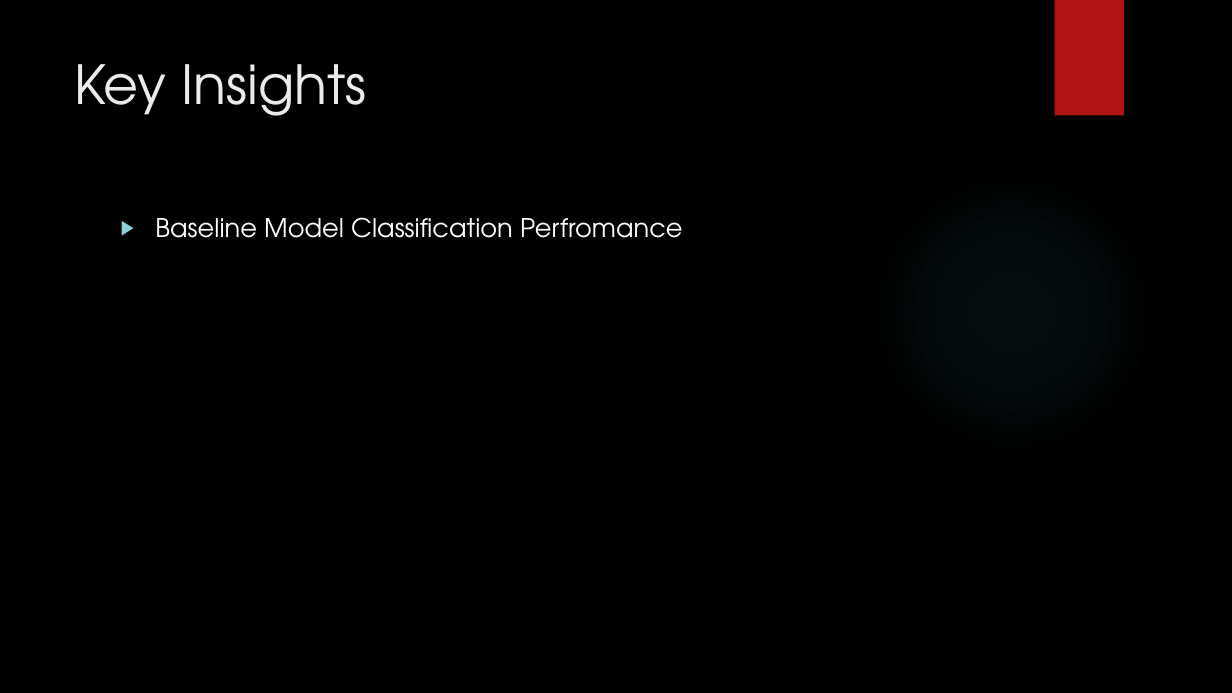
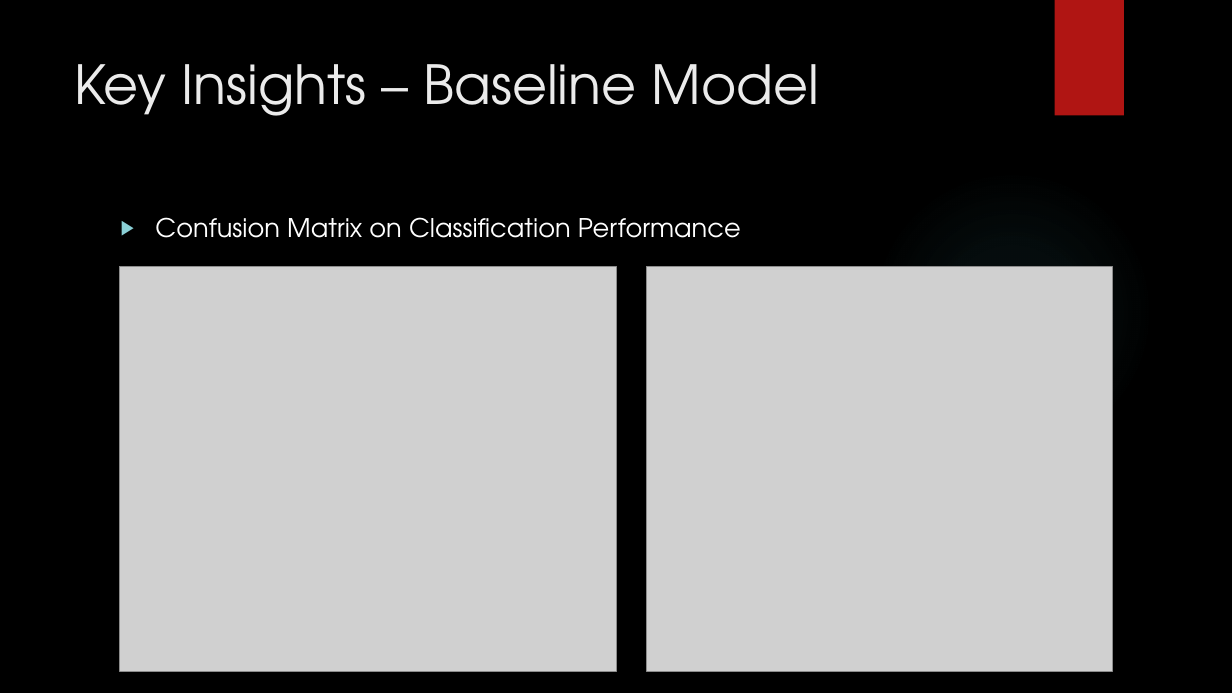
Before and after one commit to sgmurphy00/TOOLS1, a slide deck: slide 7 of Comp4447_Final_Project.pptx. Drawn at 1232x693 pixels with LibreOffice and Linux fonts; fonts in the diff are those of the drawing; grey boxes stand for pictures; background and template pictures are left out. Boxes give left, top, right and bottom in pixels: in the first picture for what was removed or moved away, otherwise in the second. Text is boxed around its words. In the diff, an @@ line names an element or a change of style, - is before the commit and + after.

Commit message:
Add files via upload
Adding Confusion Matrix Chart

```diff
--- a/Comp4447_Final_Project.pptx
+++ b/Comp4447_Final_Project.pptx
@@ title at [75, 64, 820, 116]: text changed @@
-Key Insights
+Key Insights – Baseline Model
@@ text at [155, 217, 741, 238]: text changed @@
-▶ Baseline Model Classification Perfromance
+▶ Confusion Matrix on Classification Performance
@@ picture added at [119, 266, 616, 671] @@
@@ picture added at [646, 266, 1113, 671] @@
```
Also in this commit, not shown: 1 other slide changed.
